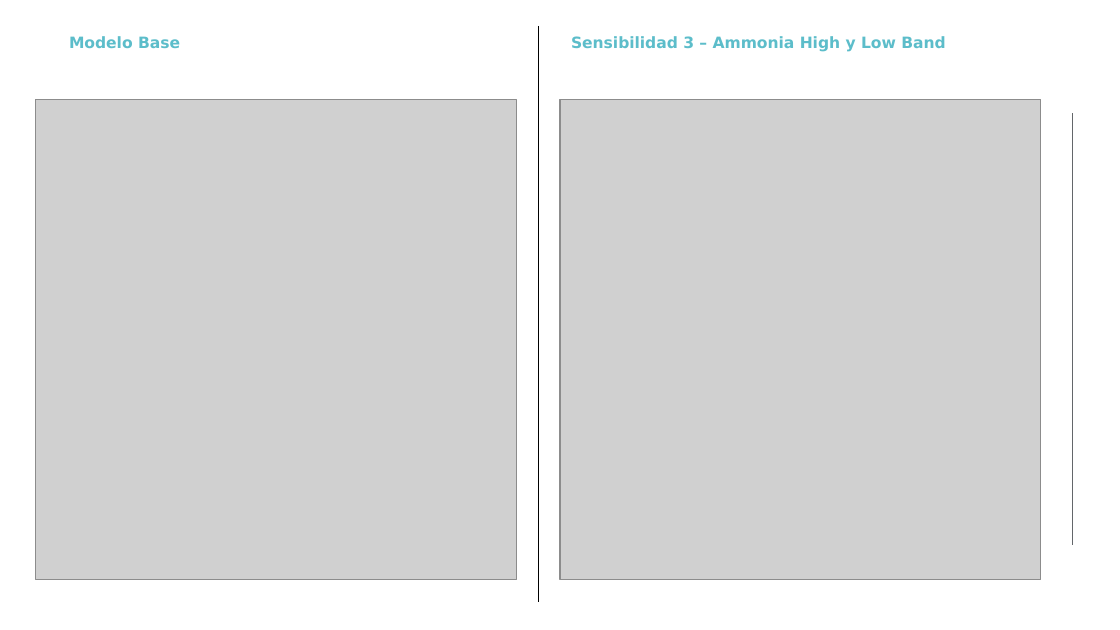
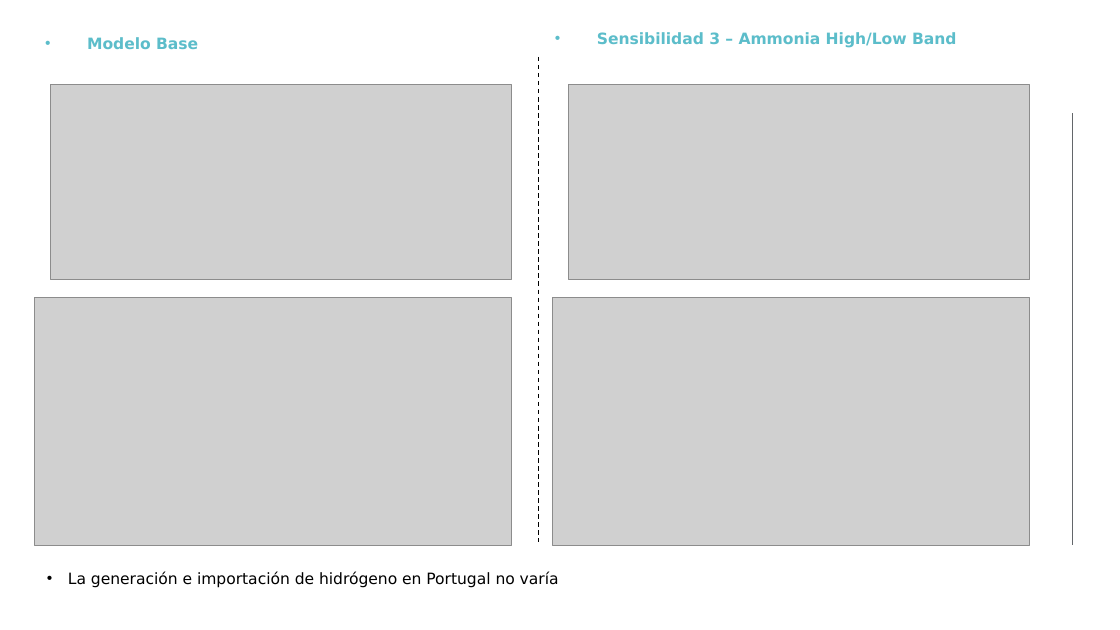
Before and after one commit to anabatres28-png/Dispatching-Project-in-PypSA, a slide deck: slide 63 of hojas_de_datos/presentación.pptx (slide 43 before the commit). Drawn at 1120x630 pixels with LibreOffice and Linux fonts; fonts in the diff are those of the drawing; grey boxes stand for pictures; background and template pictures are left out. Boxes give left, top, right and bottom in pixels: in the first picture for what was removed or moved away, otherwise in the second. Text is boxed around its words. In the diff, an @@ line names an element or a change of style, - is before the commit and + after.

```diff
--- a/hojas_de_datos/presentación.pptx
+++ b/hojas_de_datos/presentación.pptx
@@ text "Modelo Base": place and size @@
-text "Modelo Base" at (69, 36, 180, 48)
+text "Modelo Base" at (87, 37, 198, 49)
@@ text "Modelo Base" at (87, 37, 198, 49): bullet none to • @@
@@ line moved from (539, 26) - (539, 603) to (539, 57) - (539, 542) @@
@@ line (539, 57) - (539, 542): stroke #000000 0.75 pt to #000000 0.75 pt dashed @@
@@ text at (597, 32, 956, 48): text changed @@
-Sensibilidad 3 – Ammonia High y Low Band
+• Sensibilidad 3 – Ammonia High/Low Band
@@ picture added at (50, 84, 511, 279) @@
@@ picture added at (569, 84, 1029, 279) @@
@@ picture removed at (560, 100, 1040, 580) @@
@@ picture: place and size @@
-picture at (36, 100, 516, 580)
+picture at (34, 298, 511, 545)
@@ picture added at (552, 298, 1029, 545) @@
@@ text added at (68, 571, 559, 588), 10 pt, text #000000 @@
+• La generación e importación de hidrógeno en Portugal no varía
```
Also in this commit, not shown: 11 other slides changed, 49 slides added, 47 slides removed, 22 other files.
